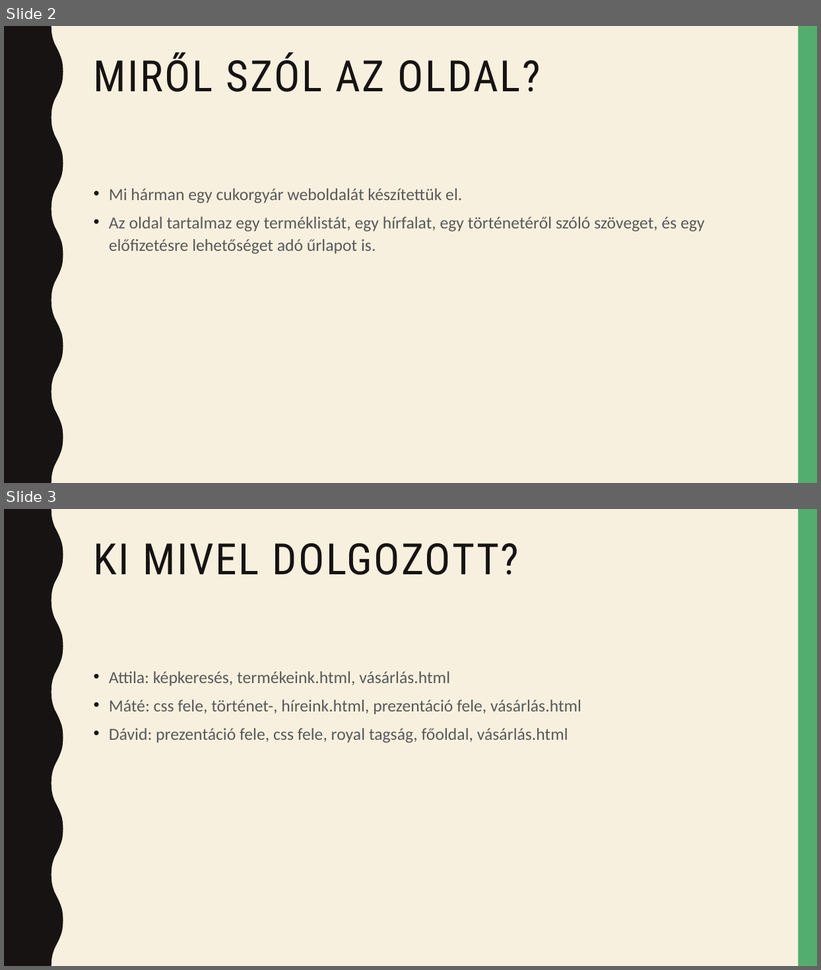
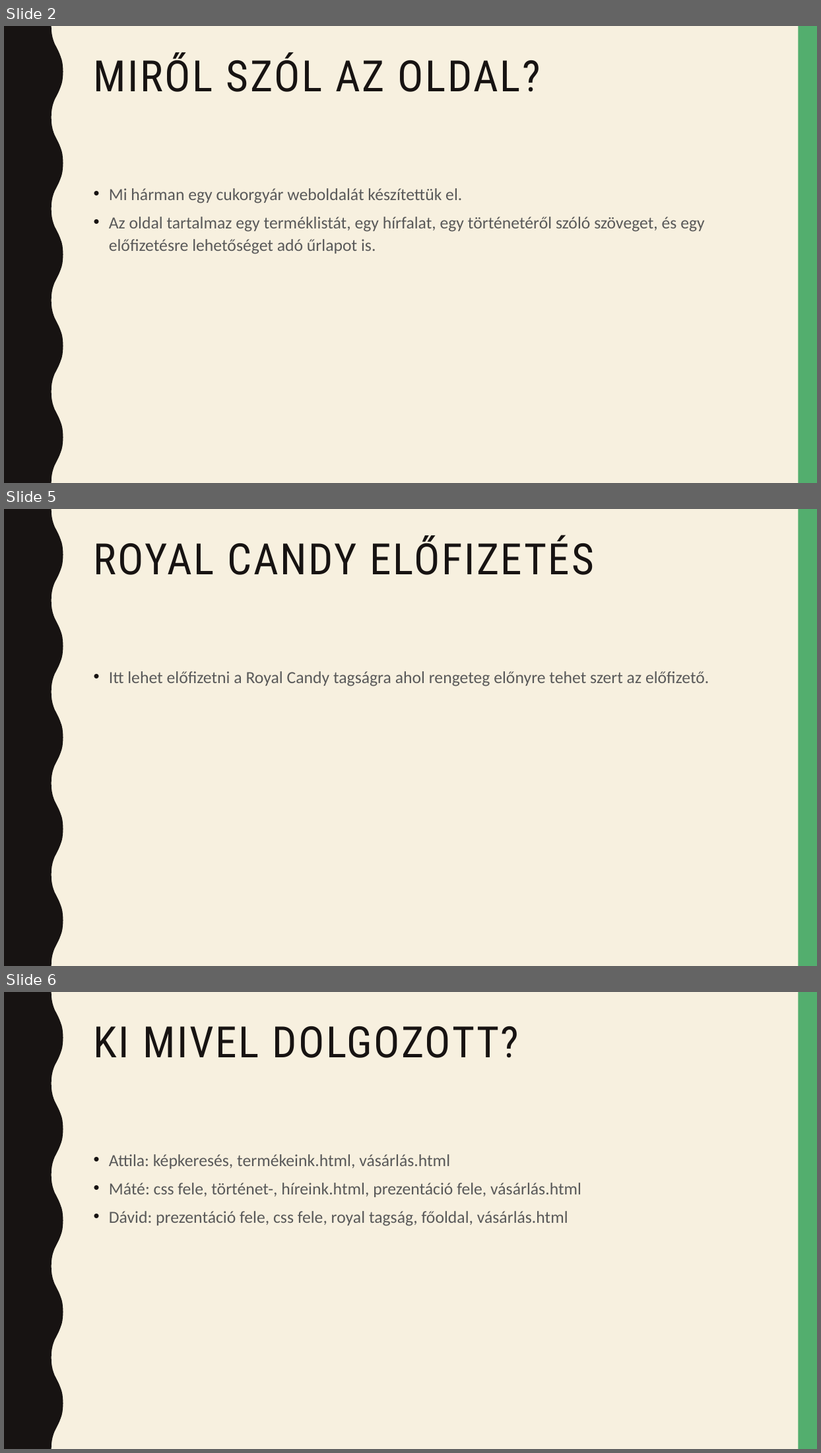
Before and after one commit to David05xd/cukorgyar, a slide deck: Royal candy cukorgyár.pptx. Shown one above the other, each under a label of ours: slides 2 and 3 before the commit, slides 2, 5 and 6 after it; the slides between them are not shown. The pictures are 821x970 and 821x1453 pixels, drawn with LibreOffice and Linux fonts; fonts in the diff are those of the drawing. Boxes give left, top, right and bottom in pixels: in the first picture for what was removed or moved away, otherwise in the second. Text is boxed around its words. In the diff, an @@ line names an element or a change of style, - is before the commit and + after.

```diff
--- a/Royal candy cukorgyár.pptx
+++ b/Royal candy cukorgyár.pptx
@@ slide 5 added at bbox=[4, 509, 817, 966], background #F7F0DF; not listed: 2 template elements that a slide beside it also shows @@
@@ title added at bbox=[94, 535, 594, 575], 51 pt, text #171312 @@
+ROYAL CANDY ELŐFIZETÉS
@@ text added at bbox=[109, 671, 709, 687], 20 pt, text #595959 @@
+• Itt lehet előfizetni a Royal Candy tagságra ahol rengeteg előnyre tehet szert az előfizető.
@@ what was slide 3 is now slide 6 @@
```
Also in this commit, not shown: 2 other slides added, 1 other file.
